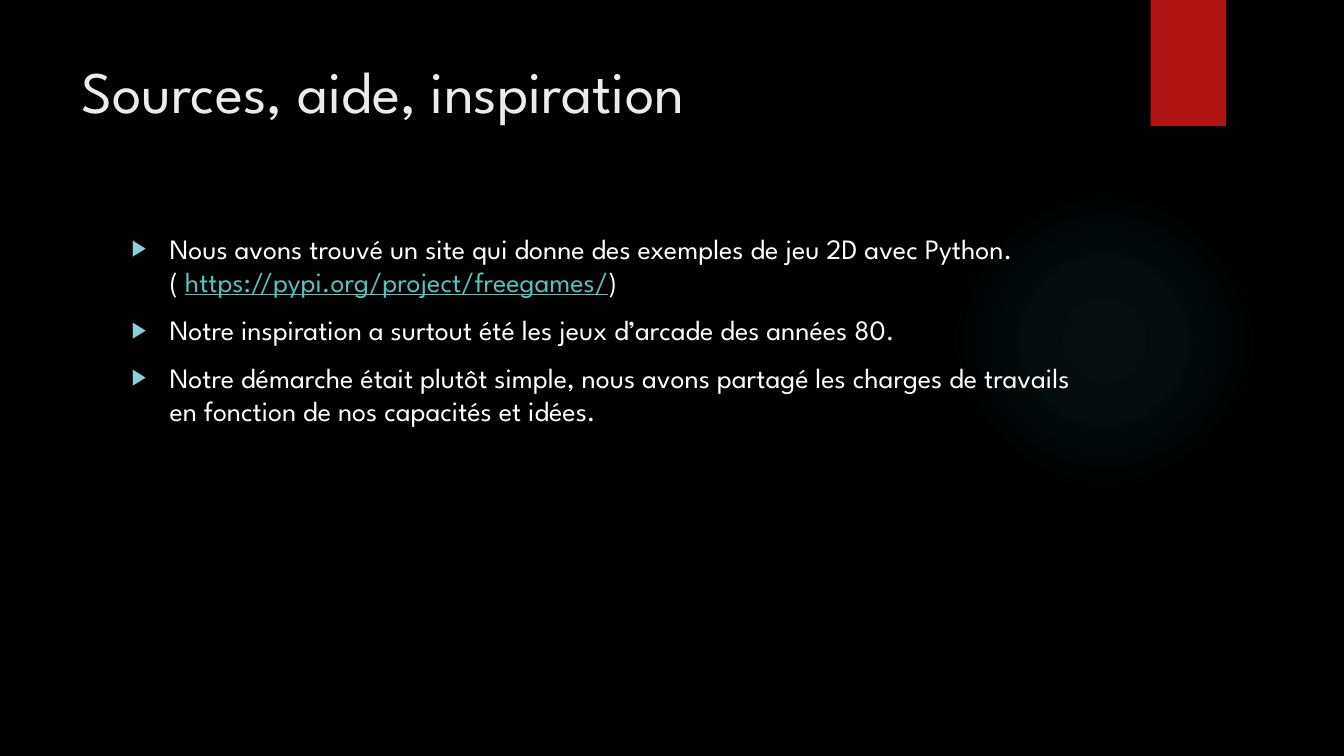
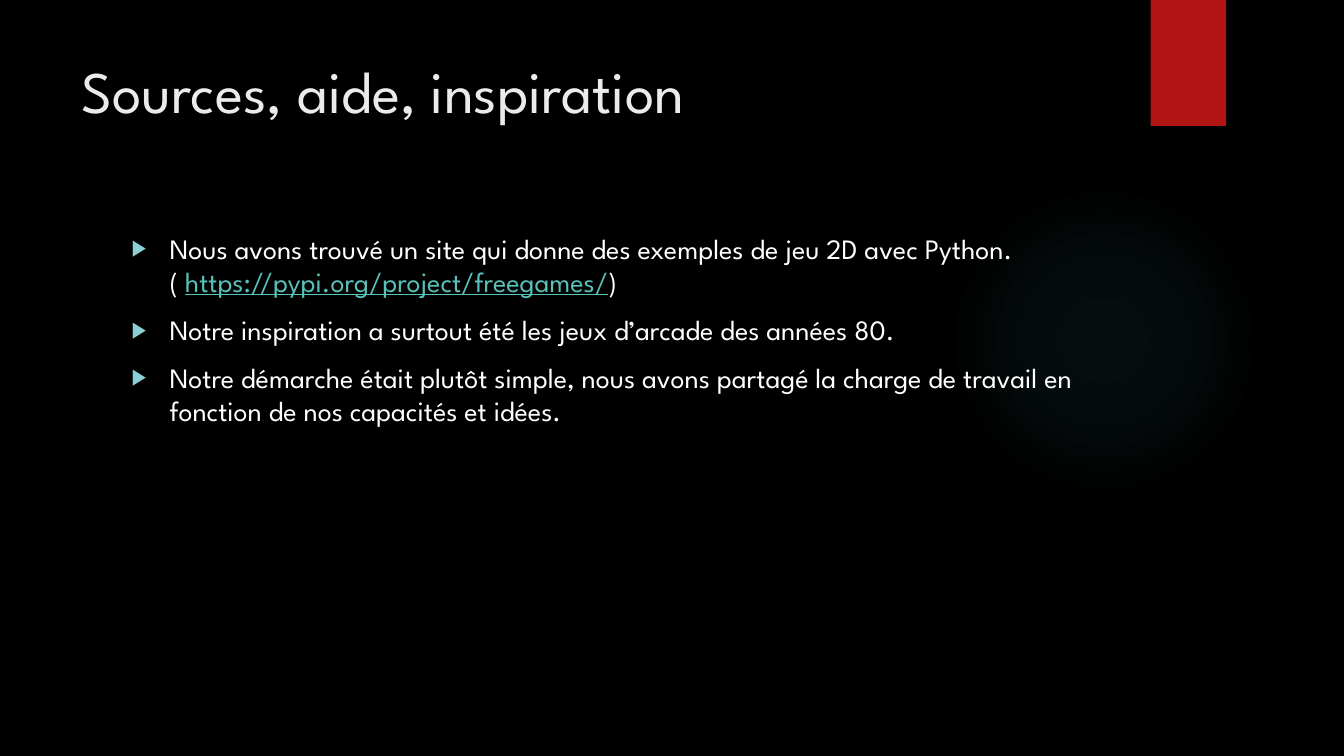
Before and after one commit to Bugnon/oc-2021, a slide deck: slide 3 of src/projet/projet3/Powerpoint_pacman.pptx. Drawn at 1344x756 pixels with LibreOffice and Linux fonts; fonts in the diff are those of the drawing; background and template pictures are left out. Boxes give left, top, right and bottom in pixels: in the first picture for what was removed or moved away, otherwise in the second. Text is boxed around its words. In the diff, an @@ line names an element or a change of style, - is before the commit and + after.

```diff
--- a/src/projet/projet3/Powerpoint_pacman.pptx
+++ b/src/projet/projet3/Powerpoint_pacman.pptx
@@ text at bbox=[170, 368, 1071, 427]: text changed @@
-▶ Notre démarche était plutôt simple, nous avons partagé les charges de travails en fonction de nos capacités et idées.
+▶ Notre démarche était plutôt simple, nous avons partagé la charge de travail en fonction de nos capacités et idées.
```
Also in this commit, not shown: 5 other slides changed, 3 other files.
